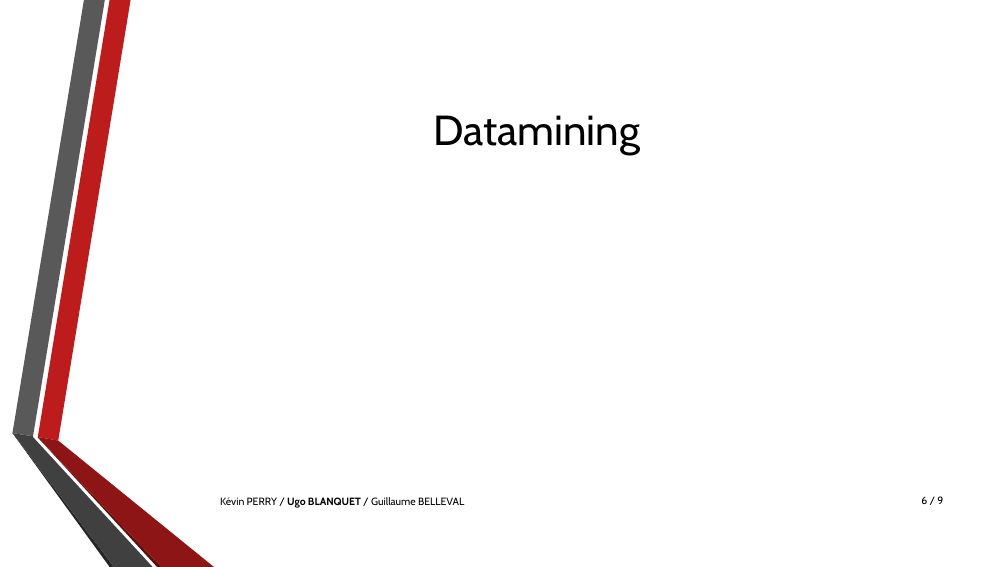
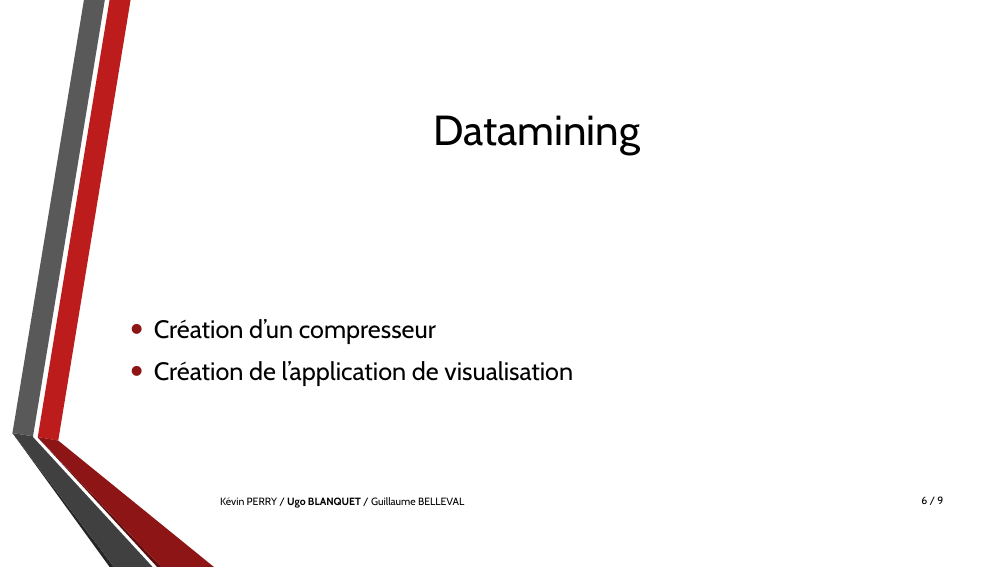
Before and after one commit to anarkopsykotik/proj4a, a slide deck: slide 6 of Projet.pptx. Drawn at 1008x567 pixels with LibreOffice and Linux fonts; fonts in the diff are those of the drawing; background and template pictures are left out. Boxes give left, top, right and bottom in pixels: in the first picture for what was removed or moved away, otherwise in the second. Text is boxed around its words. In the diff, an @@ line names an element or a change of style, - is before the commit and + after.

```diff
--- a/Projet.pptx
+++ b/Projet.pptx
@@ text added at (154,319,573,386), 24 pt, text #000000 @@
+• Création d’un compresseur
+• Création de l’application de visualisation
```
Also in this commit, not shown: 4 other slides changed, 2 other files.
